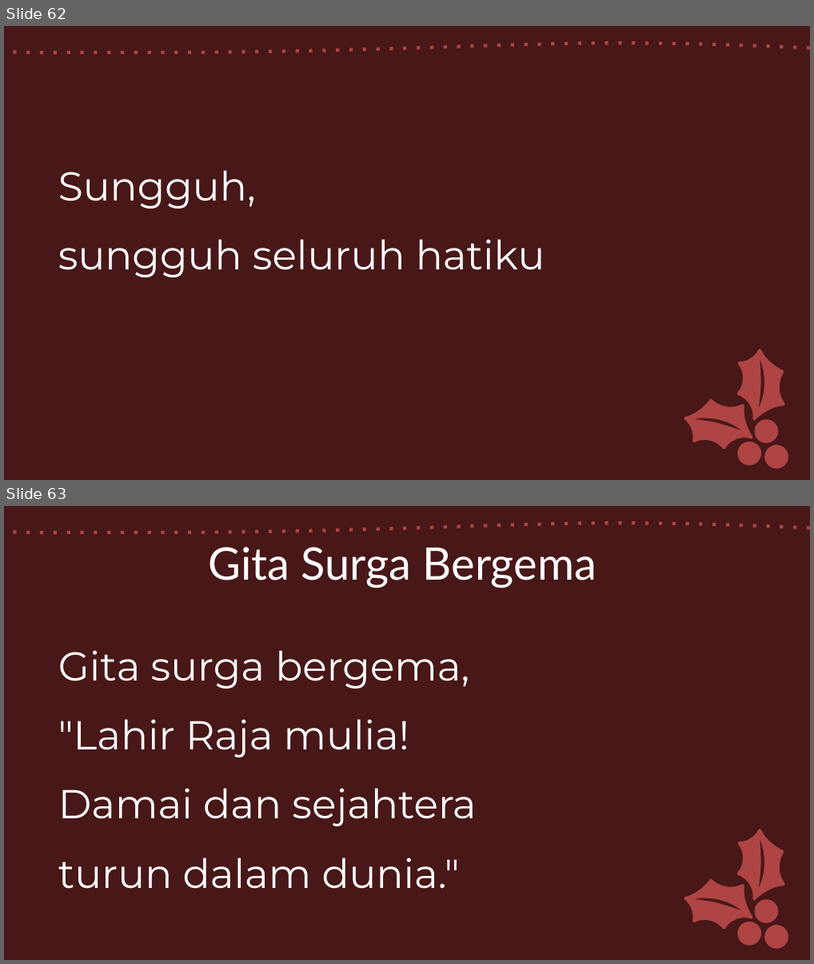
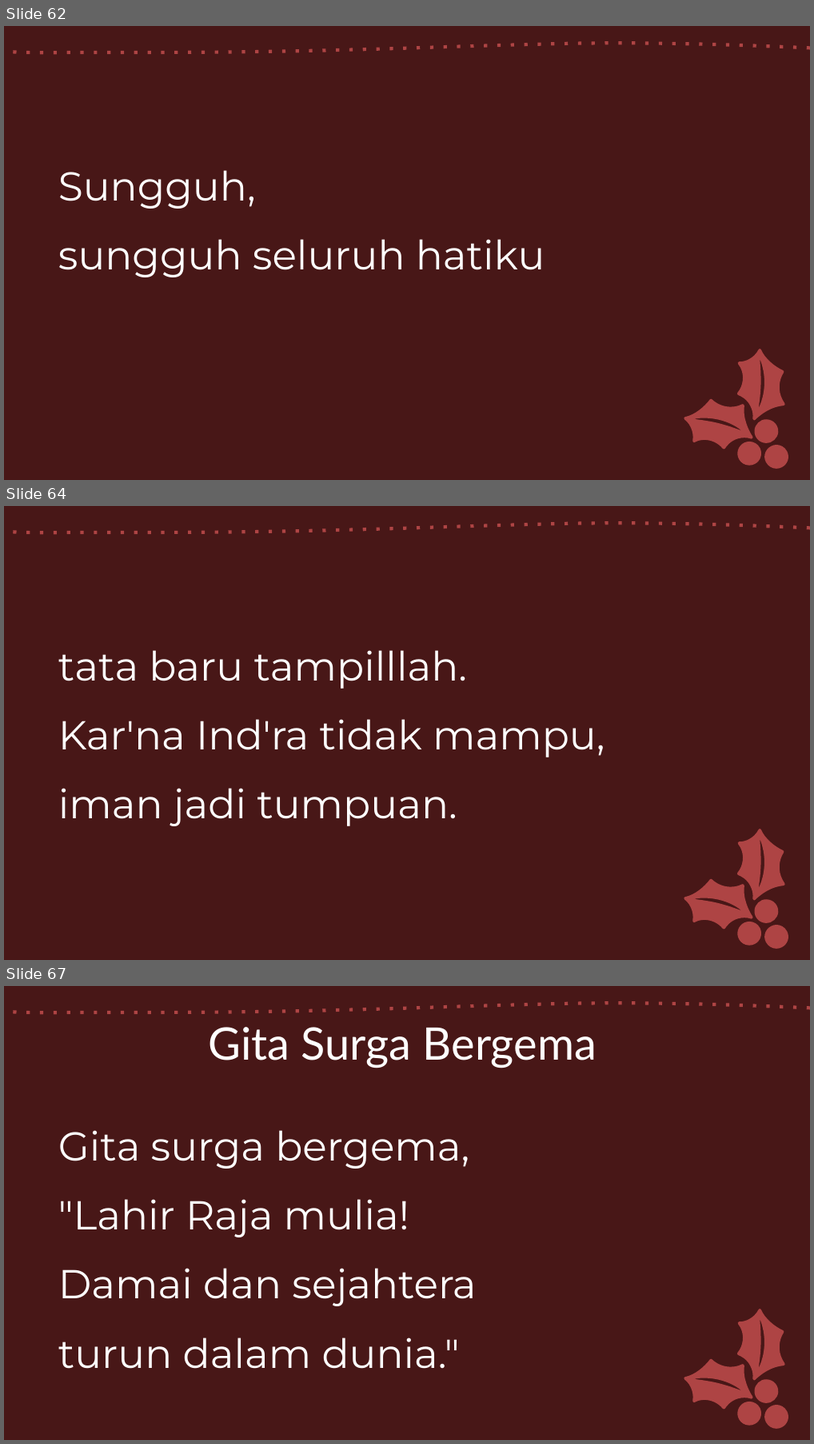
Before and after one commit to laurensius/Slide_Misa_KRC, a slide deck: 2021 01 tanggal 1 Jumat Pertama/Misa Jumat Pertama.pptx. Shown one above the other, each under a label of ours: slides 62 and 63 before the commit, slides 62, 64 and 67 after it; the slides between them are not shown. The pictures are 814x964 and 814x1444 pixels, drawn with LibreOffice and Linux fonts; fonts in the diff are those of the drawing. Boxes give left, top, right and bottom in pixels: in the first picture for what was removed or moved away, otherwise in the second. Text is boxed around its words. In the diff, an @@ line names an element or a change of style, - is before the commit and + after.

```diff
--- a/2021 01 tanggal 1 Jumat Pertama/Misa Jumat Pertama.pptx
+++ b/2021 01 tanggal 1 Jumat Pertama/Misa Jumat Pertama.pptx
@@ slide 64 added at <box>4,506,810,960</box>, background #481818; not listed: 6 template elements that a slide beside it also shows @@
@@ text added at <box>58,650,605,826</box>, 36 pt, text #FFFFFF @@
+tata baru tampilllah.
+Kar'na Ind'ra tidak mampu,
+iman jadi tumpuan.
@@ what was slide 63 is now slide 67 @@
```
Also in this commit, not shown: 1 slide changed, 3 other slides added, 5 other files.
